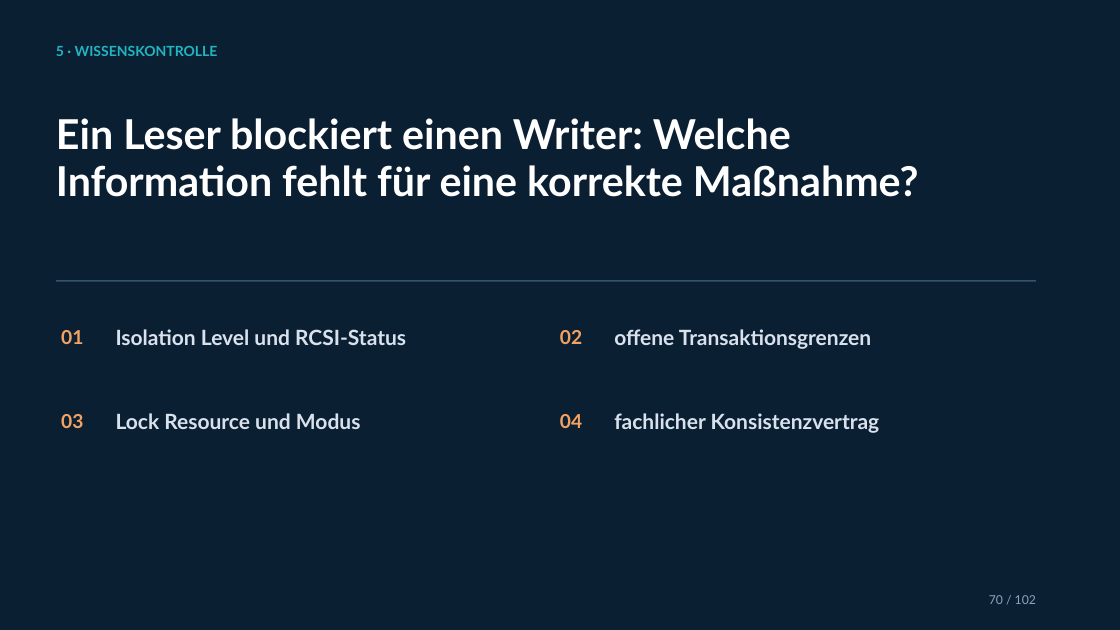
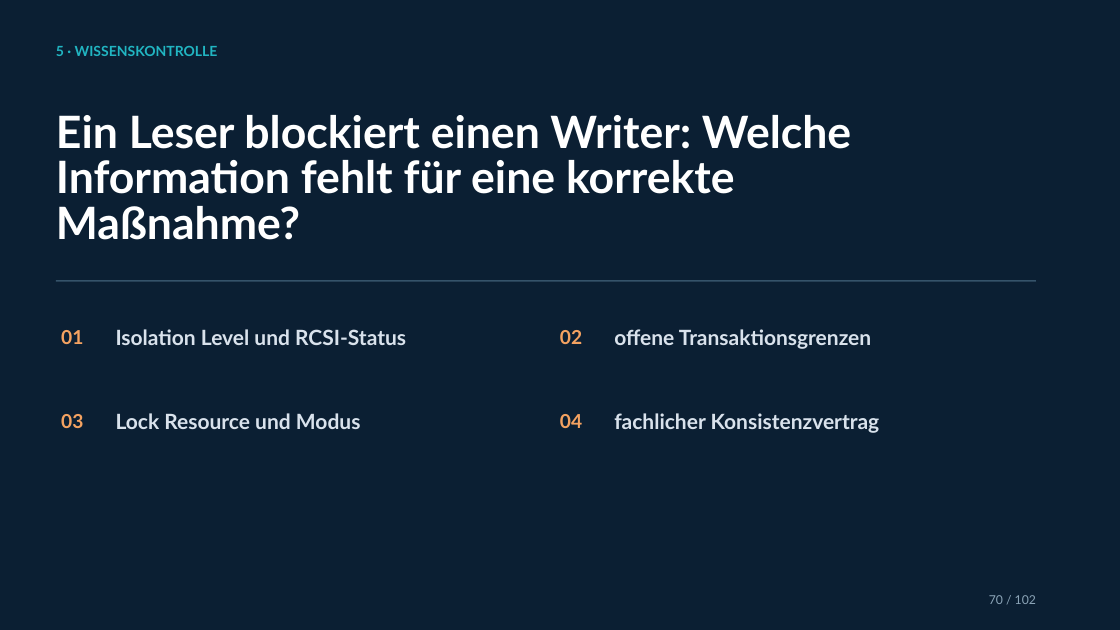
Before and after one commit to gecompat/SQL_PerformanceSchulung, a slide deck: slide 70 of Presentations/Performance_Schulung_Chat_2026-07-23_2146_SQL_Server_Performance_Grundlagen.pptx. Drawn at 1120x630 pixels with LibreOffice and Linux fonts; fonts in the diff are those of the drawing. Boxes give left, top, right and bottom in pixels: in the first picture for what was removed or moved away, otherwise in the second. Text is boxed around its words. In the diff, an @@ line names an element or a change of style, - is before the commit and + after.

```diff
--- a/Presentations/Performance_Schulung_Chat_2026-07-23_2146_SQL_Server_Performance_Grundlagen.pptx
+++ b/Presentations/Performance_Schulung_Chat_2026-07-23_2146_SQL_Server_Performance_Grundlagen.pptx
@@ text "Ein Leser blockiert einen Writer: ..." at box(56, 115, 851, 240): size 35.3 to 38.2 pt; line spacing 0.95 to 0.85 @@
```
Also in this commit, not shown: 1 other slide changed, 24 other files.
